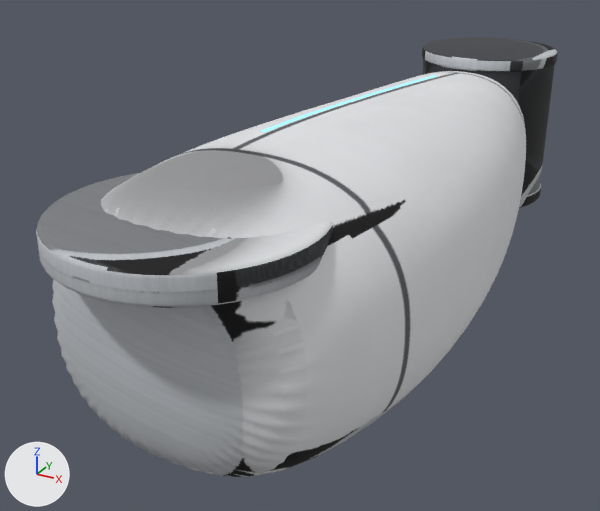
Two versions of the OBJ model src/my_robot_description/meshes/legs/left_thigh.obj, one commit apart.
One viewpoint serves both versions: a 50 mm lens placed at (0.161, -0.214, 0.146), pointed at (-0.03, 0.132, -0.028). The axes (+X, +Y, +Z) are drawn at lower left. The lights are the same throughout. The first picture is the older version. Where no turn or scale is listed for an object, it has been applied to the vertices.

The older version as bpy lines, for what is in view:
```python
me_left_thigh = bpy.data.meshes.new('left_thigh')
me_left_thigh.from_pydata(...)  # 6530 vertices, 13040 faces; spans x -0.06..0.076, y -0.05..0.384, z -0.059..0.059
me_left_thigh.materials.append(mat_thigh_mat)
ob_left_thigh = bpy.data.objects.new('left_thigh', me_left_thigh)
ob_left_thigh.location = (0.0, 0.0, 0.0)
```
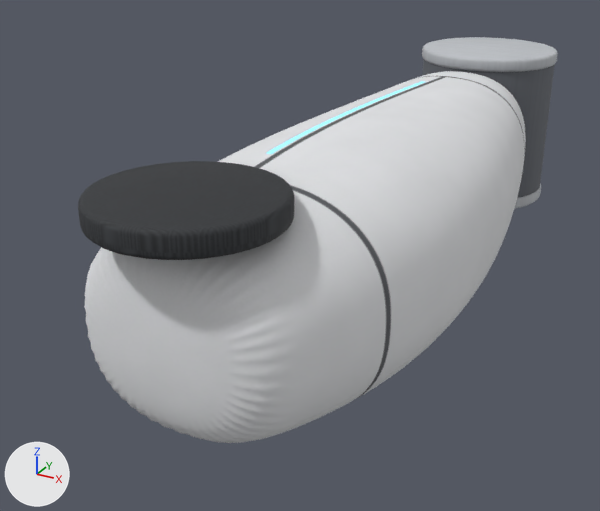
Where the change shows, as pixel boxes (x1, y1, x2, y2) in the pictures (600 x 511 px; the box of a moved part takes in the faces that stretch with it):
'left_thigh', reshaped (8% narrower, 8% shorter)
    before: (36, 37, 558, 477)
    after: (78, 37, 558, 443)
part 1 of me_left_thigh, moved or reshaped
    before: (36, 173, 333, 308)
    after: (78, 161, 294, 260)
part 2 of me_left_thigh, moved or reshaped
    before: (52, 72, 526, 477)
    after: (84, 72, 526, 443)
part 3 of me_left_thigh, surface changed
    before: (36, 37, 558, 477)
    after: (78, 37, 558, 443)

What changed in the scene script:
```text
Change me_left_thigh:
    used by ob_left_thigh; location = (0.0, 0.0, 0.0)
    remove me_left_thigh.from_pydata(...)  # 6530 vertices, 13040 faces; spans x -0.06..0.076, y -0.05..0.384, z -0.059..0.059
    add me_left_thigh.from_pydata(...)  # 6530 vertices, 13040 faces; spans x -0.051..0.07, y -0.036..0.384, z -0.052..0.053
    me_left_thigh part 1: the loose piece of 384 vertices spanning x -0.05..0.05, y -0.05..0.05, z 0.034..0.046 is scaled about its middle by (0.715, 0.715, 0.811), then moved by (0.0, 0.0, 0.008)
    me_left_thigh part 2: 3835 of 6530 vertices moved; they spanned x -0.06..0.076, y -0.03..0.263, z -0.059..0.059 and now span x -0.051..0.07, y -0.022..0.263, z -0.052..0.052; mean shift (0.0, 0.001, 0.0); largest move (-0.047, -0.005, -0.035) -> (-0.037, -0.003, -0.027)
    me_left_thigh part 3: 10742 kept faces spanning x -0.05..0.07, y -0.036..0.384, z -0.052..0.053 get new texture (UV) coordinates
```
